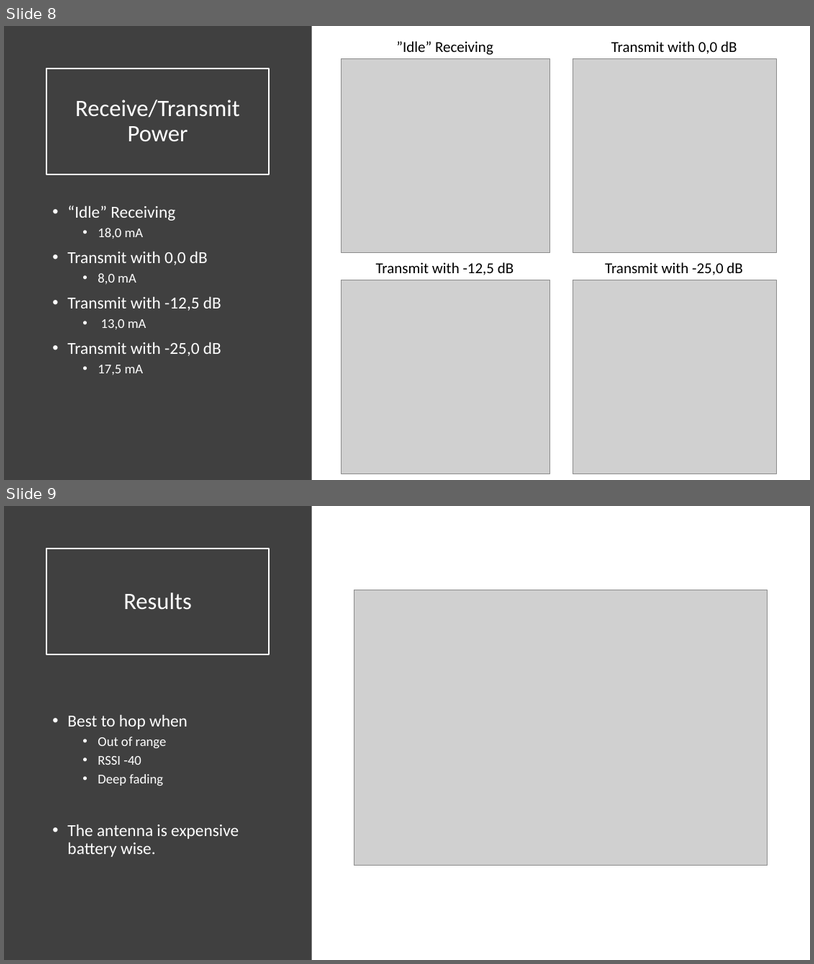
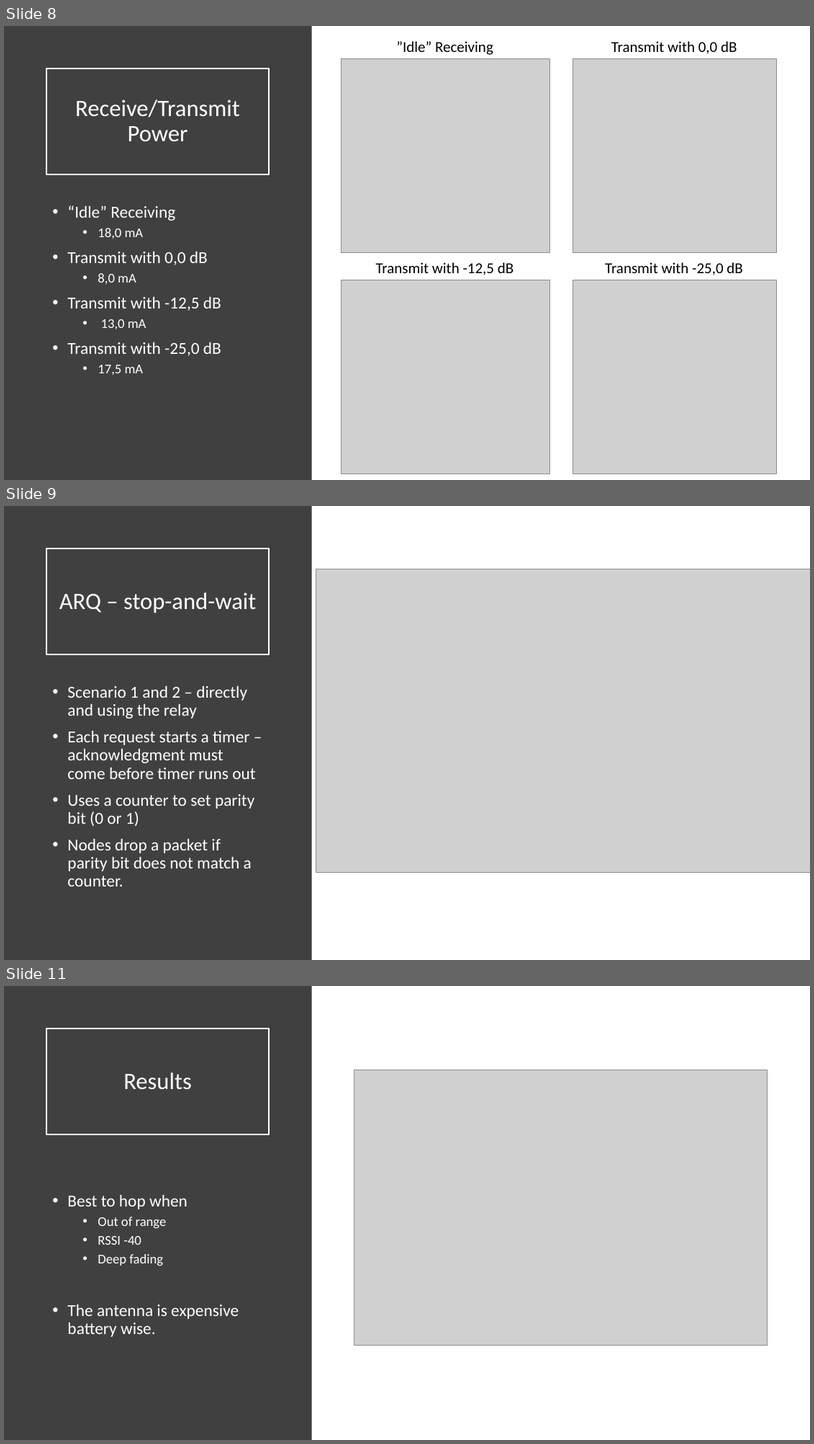
Before and after one commit to entvex/Wireless-Sensor-Networks, a slide deck: Hop or not to hop.pptx. Shown one above the other, each under a label of ours: slides 8 and 9 before the commit, slides 8, 9 and 11 after it; the slides between them are not shown. The pictures are 814x964 and 814x1444 pixels, drawn with LibreOffice and Linux fonts; fonts in the diff are those of the drawing; grey boxes stand for pictures. Boxes give left, top, right and bottom in pixels: in the first picture for what was removed or moved away, otherwise in the second. Text is boxed around its words. In the diff, an @@ line names an element or a change of style, - is before the commit and + after.

```diff
--- a/Hop or not to hop.pptx
+++ b/Hop or not to hop.pptx
@@ slide 9 added at bbox=[4, 506, 810, 960], background #FFFFFF @@
@@ rectangle added at bbox=[4, 506, 312, 960], fill #404040 @@
@@ title added at bbox=[46, 548, 269, 654], outline #FFFFFF 1.5 pt, 28 pt, text #FFFFFF @@
+ARQ – stop-and-wait
@@ picture added at bbox=[316, 569, 810, 872] @@
@@ text added at bbox=[67, 686, 255, 886], 20 pt, text #FFFFFF @@
+• Scenario 1 and 2 – directly and using the relay
+• Each request starts a timer – acknowledgment must come before timer runs out
+• Uses a counter to set parity bit (0 or 1)
+• Nodes drop a packet if parity bit does not match a counter.
@@ what was slide 9 is now slide 11 @@
```
Also in this commit, not shown: 1 other slide added.
